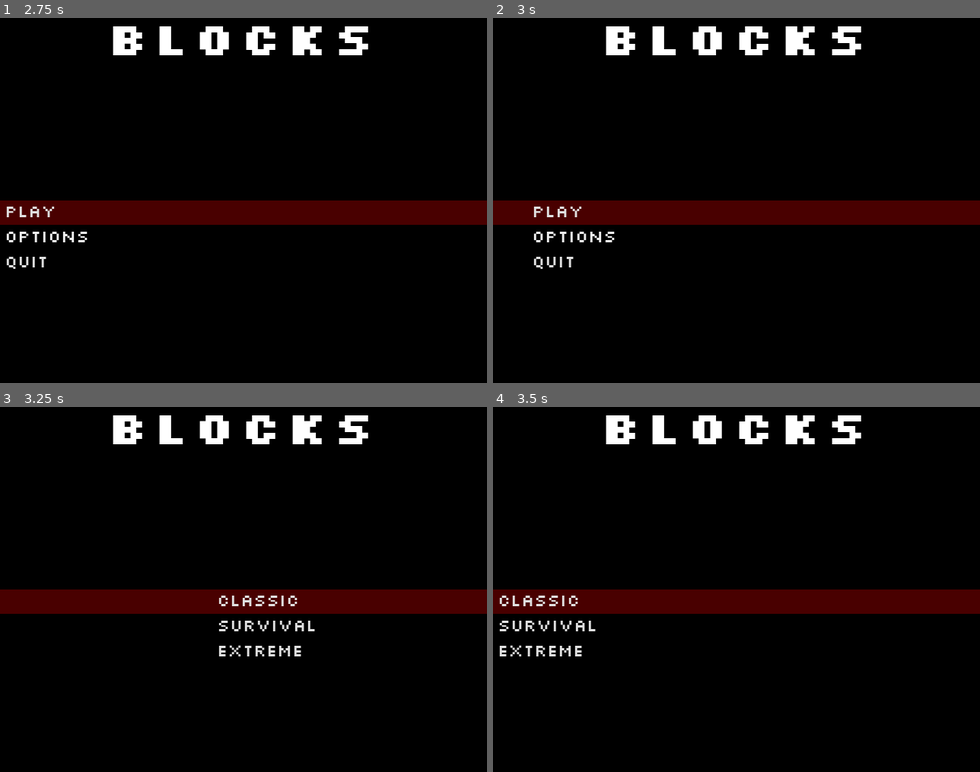
Above: before the commit, frames 1-4 (two rows, left to right).
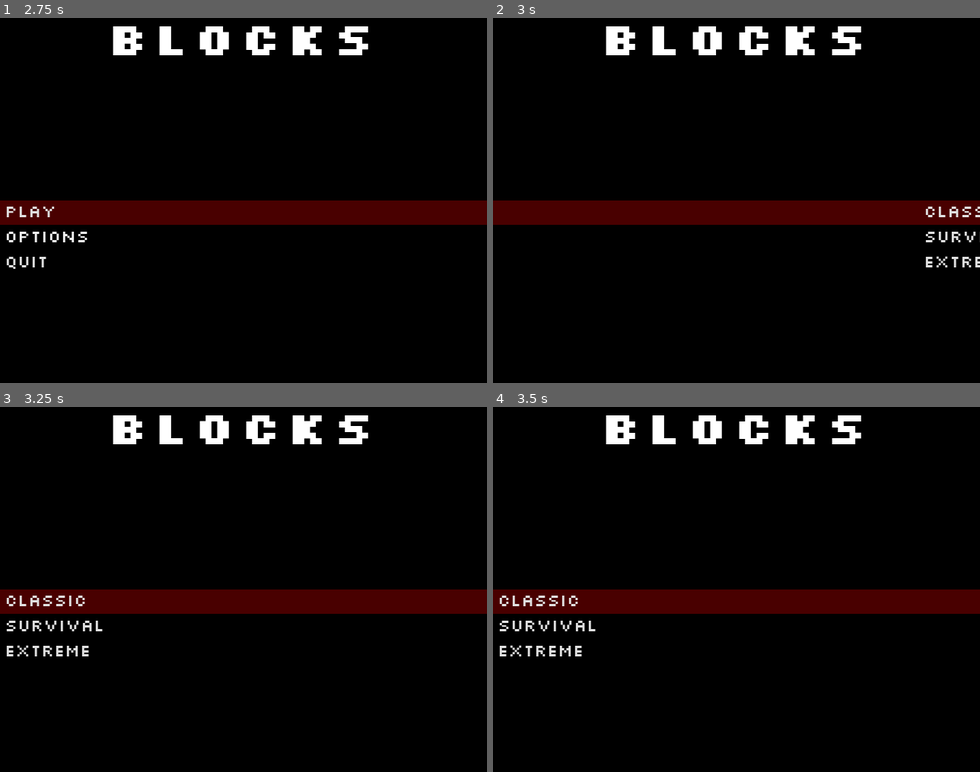
Above: after the commit, the same moments.

Repository: boscutti939/Blocks
Game: Godot game, scene res://Scenes/Menu.tscn
Same seed, same stepped clock (60 frames per second), same inputs: the game is played once before the commit and once after it.
Inputs:
- Up to frame 1 (2.75 s): click "Play" at 0.5 s; click "Play" at 1.25 s; click "Options" at 2 s
- Up to frame 2 (3 s): tap Enter at 2.75 s; hold D from 2.78 s (still down); hold Enter from 2.78 s (still down)
- Up to frame 3 (3.25 s): keep holding D; keep holding Enter; tap Space at 3.02 s
- Up to frame 4 (3.5 s): keep holding D; keep holding Enter

Frame 1 is identical in both runs. In frame 2, 0.9% of the frame differs, in the area x 8-100%, y 51-69%; in frame 3, 1.4%, in the area x 1-65%, y 51-69%; in frame 4, nothing differs.

Commit message:
Fix yellow_block collision

Diff:
--- a/Scenes/Global.tscn
+++ b/Scenes/Global.tscn
@@ -4,8 +4,3 @@
 
 [node name="Global" type="Node2D"]
 script = ExtResource( 1 )
-lavaEnabled = true
-lavaAcceleration = 0.1
-maxSpawnRate = 10.0
-initialSpawnRate = 1.5
-secondsToMax = 240.0
--- a/Scenes/Menu.tscn
+++ b/Scenes/Menu.tscn
@@ -39,6 +39,9 @@
 custom_fonts/font = SubResource( 3 )
 text = "BLOCKS"
 align = 1
+__meta__ = {
+"_edit_use_anchors_": false
+}
 
 [node name="Items" type="Node2D" parent="."]
 script = ExtResource( 3 )
@@ -50,14 +53,18 @@
 [node name="uibeep" type="AudioStreamPlayer" parent="Items"]
 stream = ExtResource( 4 )
 volume_db = -10.0
-pitch_scale = 1.5
+pitch_scale = 2.0
 bus = "SFX"
 
 [node name="NavTween" type="Tween" parent="Items"]
 
 [node name="FlyOutTween" type="Tween" parent="Items"]
+playback_speed = 1.5
+playback/speed = 1.5
 
 [node name="FlyInTween" type="Tween" parent="Items"]
+playback_speed = 1.5
+playback/speed = 1.5
 
 [node name="MainItems" type="Node2D" parent="Items"]
 __meta__ = {
--- a/Scenes/field.tscn
+++ b/Scenes/field.tscn
@@ -88,8 +88,6 @@
 pause_mode = 2
 anchor_mode = 0
 current = true
-drag_margin_h_enabled = false
-drag_margin_v_enabled = false
 smoothing_enabled = true
 smoothing_speed = 10.0
 script = ExtResource( 11 )
@@ -132,7 +130,7 @@
 
 [node name="Sprite" type="Sprite" parent="lava"]
 material = SubResource( 2 )
-position = Vector2( -1.47239e-005, 608.843 )
+position = Vector2( -1.47239e-05, 608.843 )
 rotation = 1.5708
 scale = Vector2( 1.69253, 702 )
 texture = SubResource( 4 )
@@ -151,7 +149,6 @@
 [node name="pausemanager" type="Node2D" parent="."]
 pause_mode = 2
 script = ExtResource( 18 )
-
 [connection signal="timeout" from="block_spawner/timer" to="block_spawner" method="_on_Timer_timeout"]
 [connection signal="item_rect_changed" from="lava/Sprite" to="lava/Sprite" method="calculate_aspect_ratio"]
 [connection signal="body_entered" from="lava/Area2D" to="lava" method="_on_Area2D_body_entered"]
--- a/Scenes/player.tscn
+++ b/Scenes/player.tscn
@@ -50,7 +50,7 @@
 script = ExtResource( 1 )
 
 [node name="Sprite" type="Sprite" parent="."]
-position = Vector2( 0, -5.96046e-007 )
+position = Vector2( 0, -5.96046e-07 )
 scale = Vector2( 1, 32 )
 texture = SubResource( 2 )
 
@@ -116,13 +116,12 @@
 
 [node name="jumpsound" type="AudioStreamPlayer2D" parent="."]
 stream = ExtResource( 10 )
-volume_db = -7.0
+volume_db = -15.0
 bus = "SFX"
 
 [node name="powerupsound" type="AudioStreamPlayer" parent="."]
 stream = ExtResource( 11 )
-volume_db = -15.0
+volume_db = -7.0
 bus = "SFX"
-
 [connection signal="timeout" from="jumpmeter/jumptimer" to="." method="_on_jumptimer_timeout"]
 [connection signal="timeout" from="jumpmeter/jumptimer" to="jumpmeter" method="_on_jumptimer_timeout"]
--- a/Scenes/yellow_block.tscn
+++ b/Scenes/yellow_block.tscn
@@ -81,5 +81,4 @@
 enabled = true
 cast_to = Vector2( -32, 0 )
 collision_mask = 16
-
 [connection signal="body_entered" from="Area2D" to="." method="_on_Area2D_body_entered"]
--- a/Scripts/Menu/Items.gd
+++ b/Scripts/Menu/Items.gd
@@ -54,13 +54,14 @@
 		if currnode.name == "MainItems":
 			match curr:
 				0:
-					prevnode = $MainItems;
-					currnode = $PlayItems;
-					currnode.position.y = 240
-					options = currnode.get_node("Control/VBoxContainer").get_child_count();
-					curr = 0;
-					flyOutTweenStart();
-					flyInTweenStart();
+					if $FlyInTween.get_runtime() == 0 and $FlyOutTween.get_runtime() == 0:
+						prevnode = $MainItems;
+						currnode = $PlayItems;
+						currnode.position.y = 240
+						options = currnode.get_node("Control/VBoxContainer").get_child_count();
+						curr = 0;
+						flyOutTweenStart();
+						flyInTweenStart();
 				1:
 					pass #Change the current menu to the options.
 				2:
@@ -78,15 +79,16 @@
 
 	if Input.is_key_pressed(KEY_ESCAPE) and esc == false:
 		esc = true;
-		if currnode.name == "PlayItems":
-			prevnode = $PlayItems;
-			currnode = $MainItems;
-			currnode.position.y = 240;
-			options = currnode.get_node("Control/VBoxContainer").get_child_count();
-			curr = 0;
-			flyOutTweenStart();
-			flyInTweenStart();
-		elif currnode.name == "MainItems":
-			get_tree().quit();
+		if $FlyInTween.get_runtime() == 0 and $FlyOutTween.get_runtime() == 0:
+			if currnode.name == "PlayItems":
+				prevnode = $PlayItems;
+				currnode = $MainItems;
+				currnode.position.y = 240;
+				options = currnode.get_node("Control/VBoxContainer").get_child_count();
+				curr = 0;
+				flyOutTweenStart();
+				flyInTweenStart();
+			elif currnode.name == "MainItems":
+				get_tree().quit();
 	elif not Input.is_key_pressed(KEY_ESCAPE):
 		esc = false;
--- a/Scripts/player/player.gd
+++ b/Scripts/player/player.gd
@@ -31,7 +31,8 @@
 		var collision = get_slide_collision(i)
 		if collision.get_collider():
 			if collision.collider.position.y < position.y - 17 and collision.collider.position.x < position.x + 30 and collision.collider.position.x > position.x - 30:
-				explode();
+				if not collision.collider == null and not collision.collider.name.match("?yellow_block*"):
+					explode();
 			if collision.collider.position.y < position.y - 16:
 				if motion.y > 0:
 					motion.y = 0;
--- a/project.godot
+++ b/project.godot
@@ -36,7 +36,6 @@
 
 [rendering]
 
-quality/voxel_cone_tracing/high_quality=false
 environment/default_clear_color=Color( 0, 0, 0, 1 )
 quality/depth/hdr=false
 environment/default_environment="res://default_env.tres"
Not shown, changed: export_presets.cfg
Binary file changed: htmlexport/Blocks.png
Binary file added: htmlexport/favicon.png
Not shown, changed: htmlexport/Blocks.pck
Not shown, changed: htmlexport/Blocks.wasm
